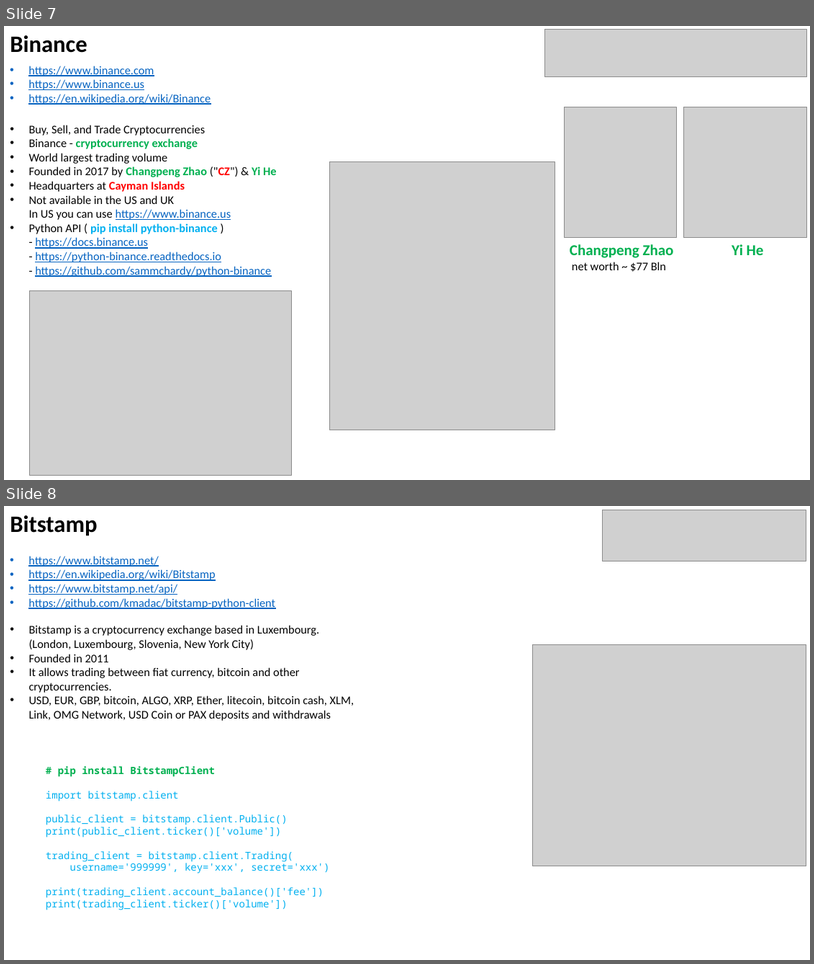
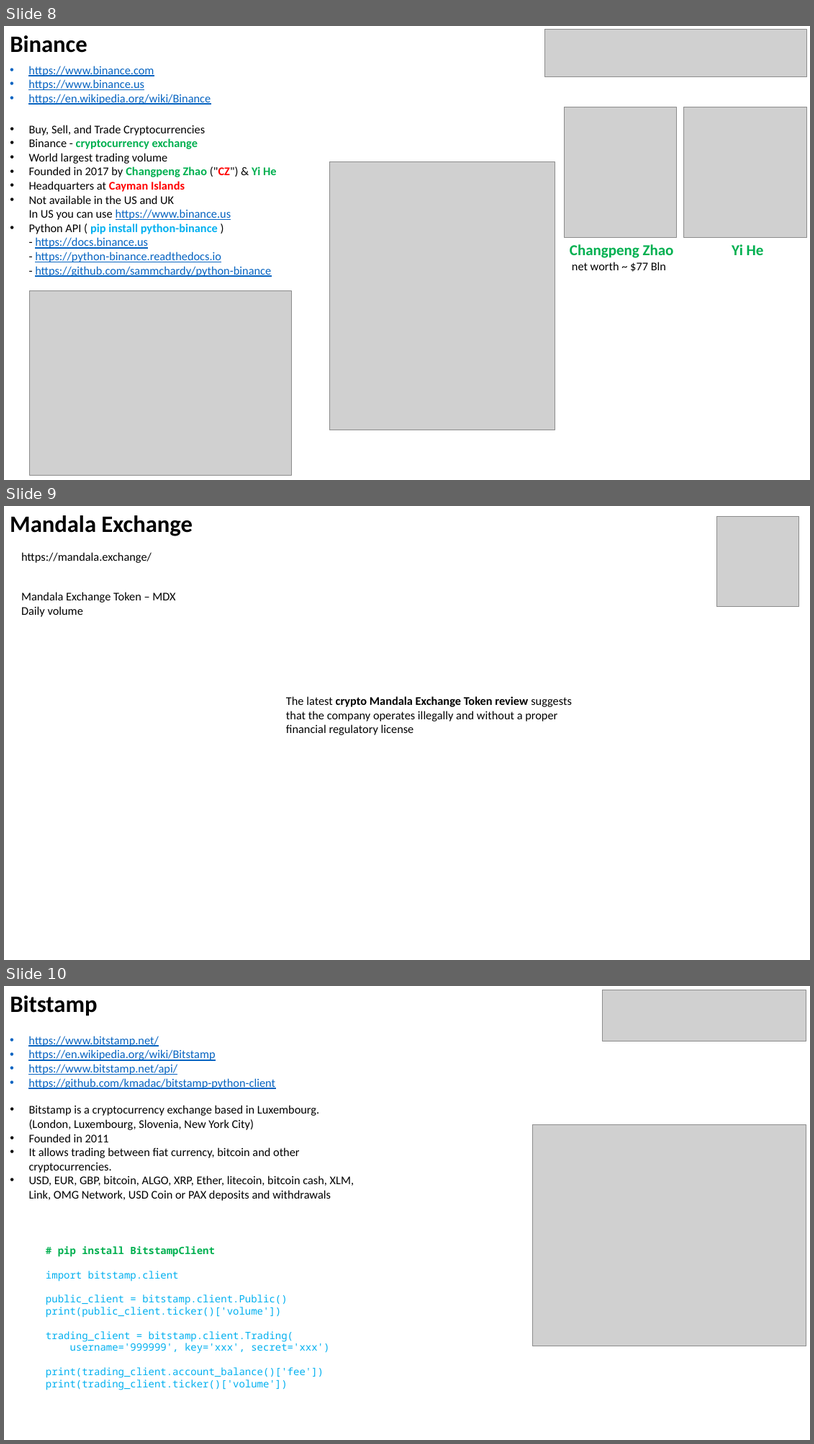
Before and after one commit to lselector/crypto, a slide deck: crypto_05_exchanges.pptx. Shown one above the other, each under a label of ours: slides 7 and 8 before the commit, slides 8, 9 and 10 after it. The pictures are 814x964 and 814x1444 pixels, drawn with LibreOffice and Linux fonts; fonts in the diff are those of the drawing; grey boxes stand for pictures. Boxes give left, top, right and bottom in pixels: in the first picture for what was removed or moved away, otherwise in the second. Text is boxed around its words. In the diff, an @@ line names an element or a change of style, - is before the commit and + after.

```diff
--- a/crypto_05_exchanges.pptx
+++ b/crypto_05_exchanges.pptx
@@ slide 9 added at <box>4,506,810,960</box>, background #FFFFFF @@
@@ text added at <box>10,515,193,536</box>, 28 pt, text #000000, bold @@
+Mandala Exchange
@@ picture added at <box>718,517,800,607</box> @@
@@ text added at <box>21,552,152,563</box>, 14 pt, text #000000 @@
+https://mandala.exchange/
@@ text added at <box>21,592,175,617</box>, 14 pt, text #000000 @@
+Mandala Exchange Token – MDX
+Daily volume
@@ text added at <box>286,696,572,735</box>, 14 pt, text #000000 @@
+The latest crypto Mandala Exchange Token review suggests that the company operates illegally and without a proper financial regulatory license
@@ what was slide 7 is now slide 8 @@
@@ what was slide 8 is now slide 10 @@
```
Also in this commit, not shown: 1 slide changed, 1 other slide added, 2 other files.
